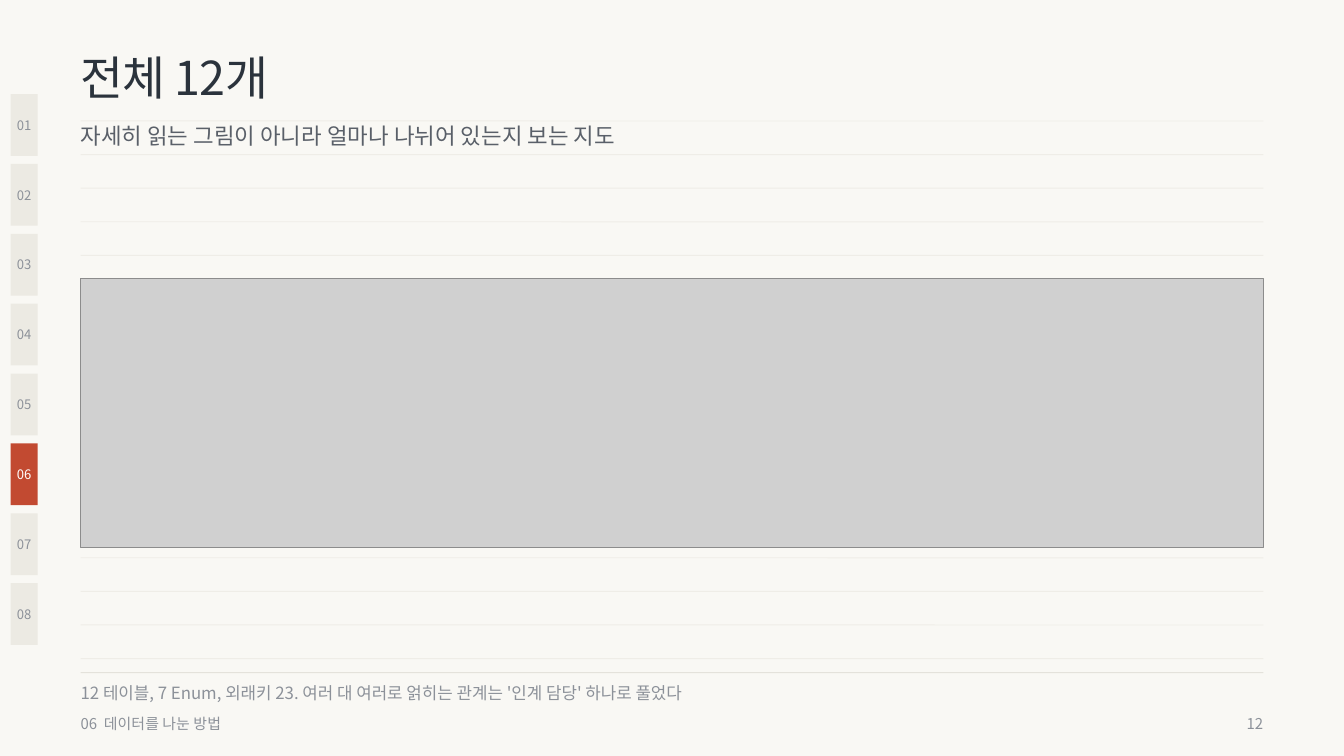
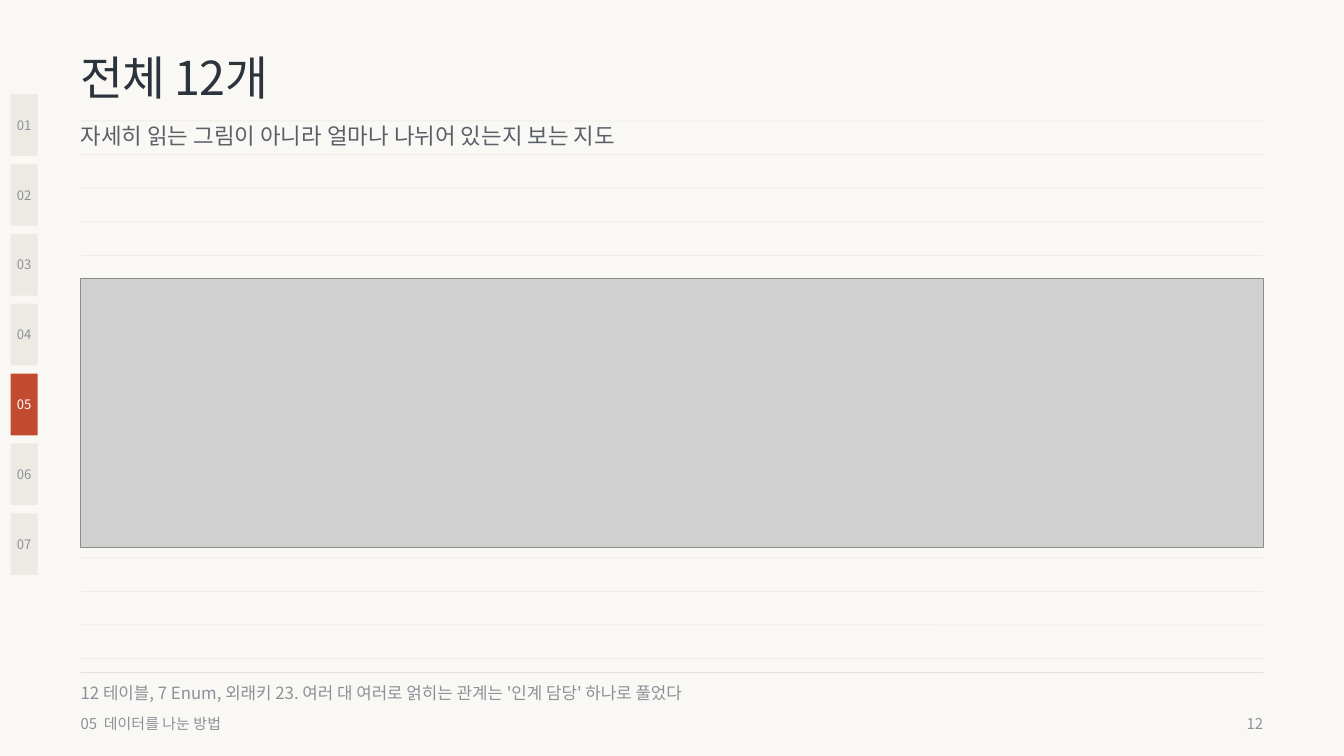
Before and after one commit to wodnjs2020136144/skala-webservice-mini, a slide deck: slide 12 of deliverables/10반_황재원_너와나의인계고리-발표용.pptx. Drawn at 1344x756 pixels with LibreOffice and Linux fonts; fonts in the diff are those of the drawing; grey boxes stand for pictures. Boxes give left, top, right and bottom in pixels: in the first picture for what was removed or moved away, otherwise in the second. Text is boxed around its words. In the diff, an @@ line names an element or a change of style, - is before the commit and + after.

```diff
--- a/deliverables/10반_황재원_너와나의인계고리-발표용.pptx
+++ b/deliverables/10반_황재원_너와나의인계고리-발표용.pptx
@@ text "05" at [17, 399, 31, 409]: text colour #8C9199 to #FFFFFF @@
@@ rectangle at [11, 374, 38, 435]: fill #ECEAE3 to #C24A31 @@
@@ text "06" at [17, 469, 31, 479]: text colour #FFFFFF to #8C9199 @@
@@ rectangle at [11, 444, 38, 505]: fill #C24A31 to #ECEAE3 @@
@@ rectangle removed at [11, 583, 38, 645] @@
@@ text removed at [17, 609, 31, 619] @@
-08
@@ text at [81, 717, 221, 730]: text changed @@
-06 데이터를 나눈 방법
+05 데이터를 나눈 방법
```
Also in this commit, not shown: 17 other slides changed, 7 other files.
